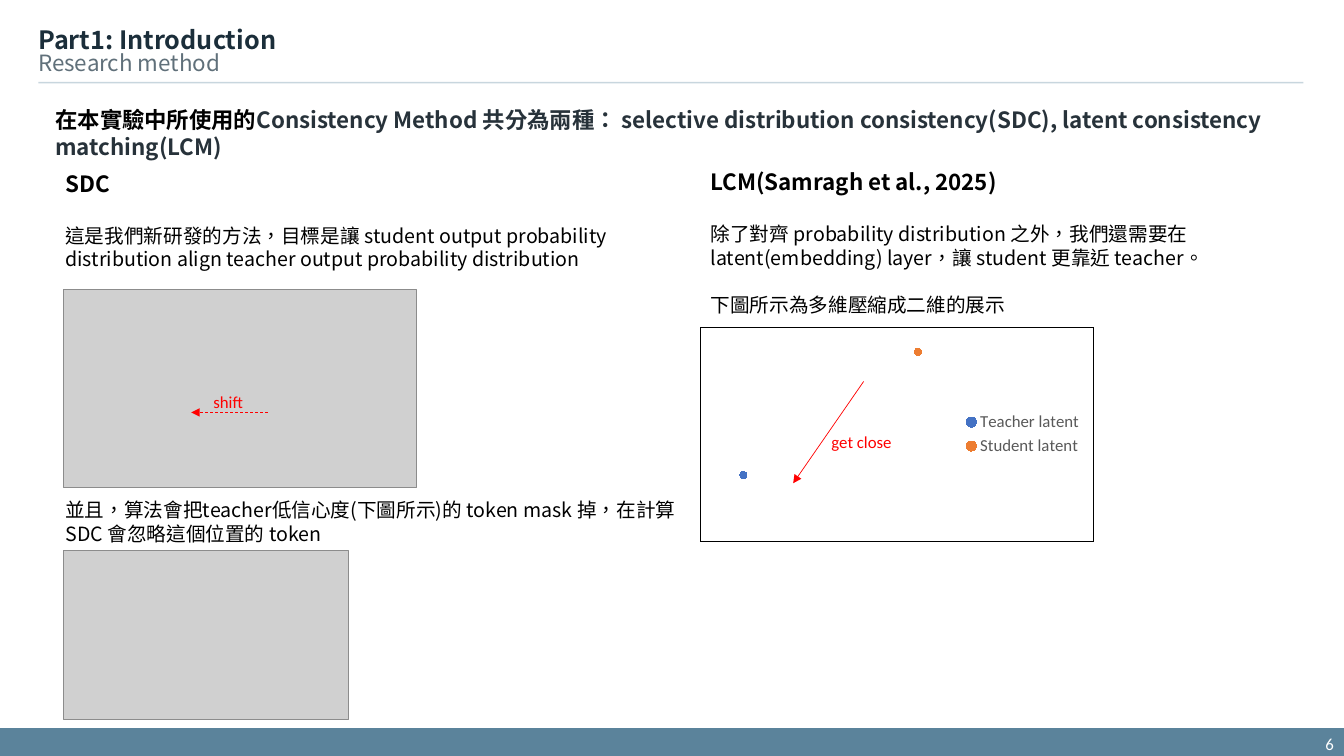
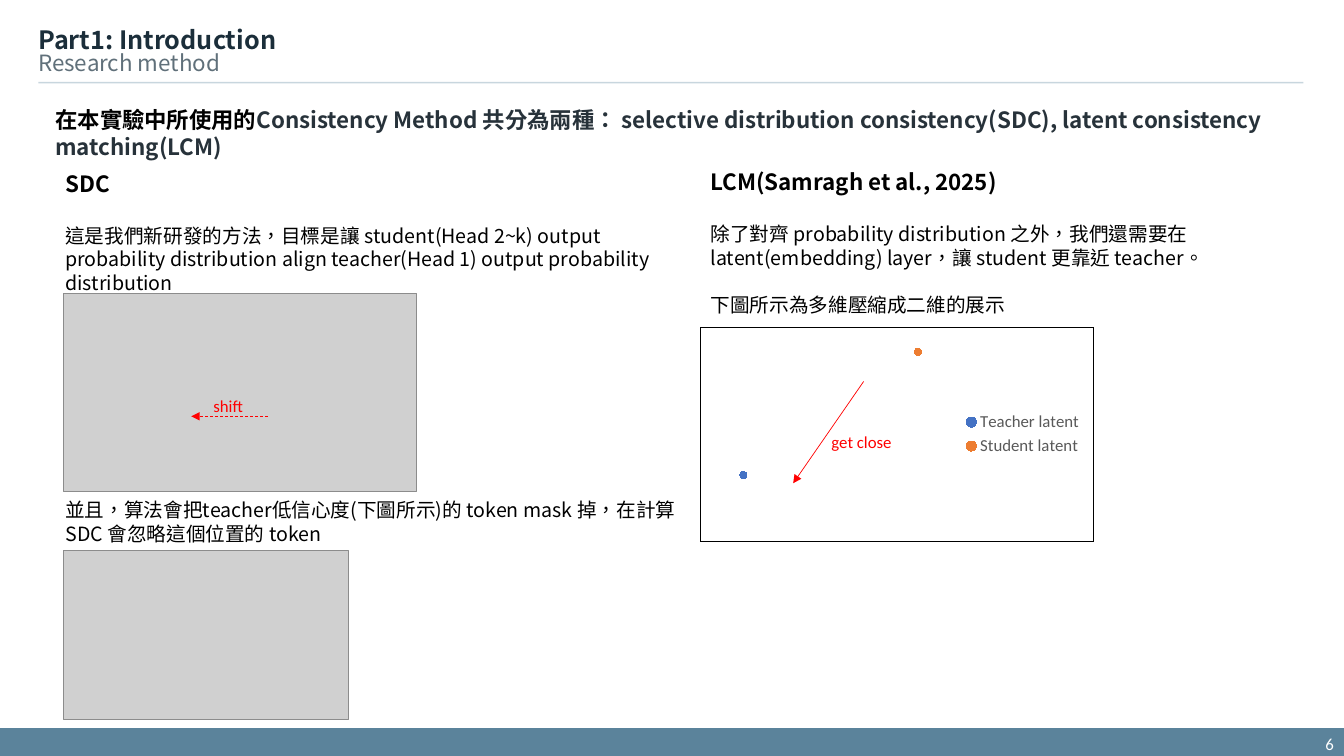
Before and after one commit to xdfg12456/llama-mtp, a slide deck: slide 6 of doc/mtp_with_consistency_method_v2.pptx. Drawn at 1344x756 pixels with LibreOffice and Linux fonts; fonts in the diff are those of the drawing; grey boxes stand for pictures. Boxes give left, top, right and bottom in pixels: in the first picture for what was removed or moved away, otherwise in the second. Text is boxed around its words. In the diff, an @@ line names an element or a change of style, - is before the commit and + after.

```diff
--- a/doc/mtp_with_consistency_method_v2.pptx
+++ b/doc/mtp_with_consistency_method_v2.pptx
@@ text at <box>65,226,649,295</box>: text changed @@
-這是我們新研發的方法，目標是讓 student output probability distribution align teacher output probability distribution
+這是我們新研發的方法，目標是讓 student(Head 2~k) output probability distribution align teacher(Head 1) output probability distribution
@@ 1 picture, 1 text, 1 arrow: place and size @@
-1 picture, 1 text, 1 arrow at <box>64,289,417,488</box>
+1 picture, 1 text, 1 arrow at <box>64,293,417,492</box>
```
Also in this commit, not shown: 6 other slides changed.
